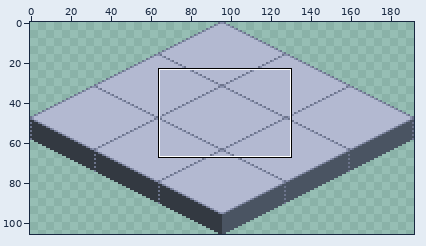
Two versions of one pixel-art file, Raw/Template-Grid.aseprite. Above: a wide view before the commit, with the close-up outlined.
Close-up. First the earlier version:
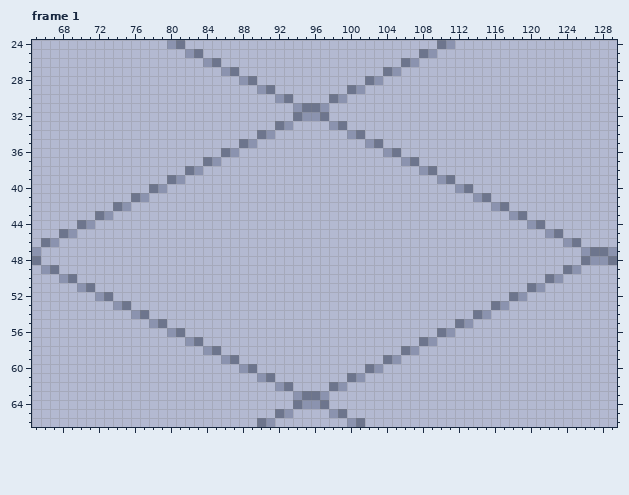
192x106 pixels, 1 frame. Shown: frame 1: x 65..129, y 24..66. The commit also changed other frames or places, which this record leaves out.
Once edited:
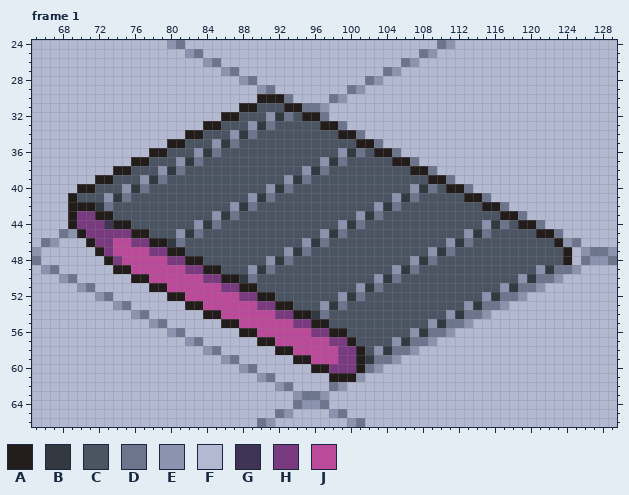
Palette (. is transparent): A #221c1a  B #333941  C #4a5462  D #6d758d  E #8b93af  F #b3b9d1  G #403353  H #793a80  J #bc4a9b
Change:
layer "Belt/Top-Bottom" added
layer "Belt/Conveyor" added
Changed rows in their new state; - is an unchanged pixel.
Frame 1, layers "Belt/Conveyor", "Belt/Top-Bottom":
first column x 69:
30 ---------------------AAA--------------------------------
31 -------------------AACCCAA------------------------------
32 -----------------AACCCEBDCAA----------------------------
33 ---------------AACCCEBDCCCCCAA--------------------------
34 -------------AACCCEBDCCCCCCCCCAA------------------------
35 -----------AACCCEBDCCCCCCCCCCCCCAA----------------------
36 ---------AACCCEBDCCCCCCCCCCCCCEBDCAA--------------------
37 -------AACCCEBDCCCCCCCCCCCCCEBDCCCCCAA------------------
38 -----AACCCEBDCCCCCCCCCCCCCEBDCCCCCCCCCAA----------------
39 ---AACCCEBDCCCCCCCCCCCCCEBDCCCCCCCCCCCCCAA--------------
40 -AACCCEBDCCCCCCCCCCCCCEBDCCCCCCCCCCCCCEBDCAA------------
41 ACCCEBDCCCCCCCCCCCCCEBDCCCCCCCCCCCCCEBDCCCCCAA----------
42 AAABDCCCCCCCCCCCCCEBDCCCCCCCCCCCCCEBDCCCCCCCCCAA--------
43 AHHAACCCCCCCCCCCEBDCCCCCCCCCCCCCEBDCCCCCCCCCCCCCAA------
44 AHHHGAACCCCCCCEBDCCCCCCCCCCCCCEBDCCCCCCCCCCCCCEBDCAA----
45 -AHHHHHAACCCEBDCCCCCCCCCCCCCEBDCCCCCCCCCCCCCEBDCCCCCAA--
46 --AHHJJHHAABDCCCCCCCCCCCCCEBDCCCCCCCCCCCCCEBDCCCCCCCCCA-
47 ---AHJJJJHHAACCCCCCCCCCCEBDCCCCCCCCCCCCCEBDCCCCCCCCCCCCA
48 ----AHJJJJJHHAACCCCCCCEBDCCCCCCCCCCCCCEBDCCCCCCCCCCCCCCA
49 -----AAJJJJJJHHAACCCEBDCCCCCCCCCCCCCEBDCCCCCCCCCCCCCEBD-
50 -------AAJJJJJJHHAABDCCCCCCCCCCCCCEBDCCCCCCCCCCCCCEBD---
51 ---------AAJJJJJJHHAACCCCCCCCCCCEBDCCCCCCCCCCCCCEBD-----
52 -----------AAJJJJJJHHAACCCCCCCEBDCCCCCCCCCCCCCEBD-------
53 -------------AAJJJJJJHHAACCCEBDCCCCCCCCCCCCCEBD---------
54 ---------------AAJJJJJJHHAABDCCCCCCCCCCCCCEBD-----------
55 -----------------AAJJJJJJHHAACCCCCCCCCCCEBD-------------
56 -------------------AAJJJJJJHHAACCCCCCCEBD---------------
57 ---------------------AAJJJJJJHHACCCCEBD-----------------
58 -----------------------AAJJJJJHHACEBD-------------------
59 -------------------------AAJJJHHABD---------------------
60 ---------------------------AAHHHA-----------------------
61 -----------------------------AAA------------------------
Changed places in both close-ups, as pixel boxes (x1, y1, x2, y2):
changed: (68, 94, 572, 382)
